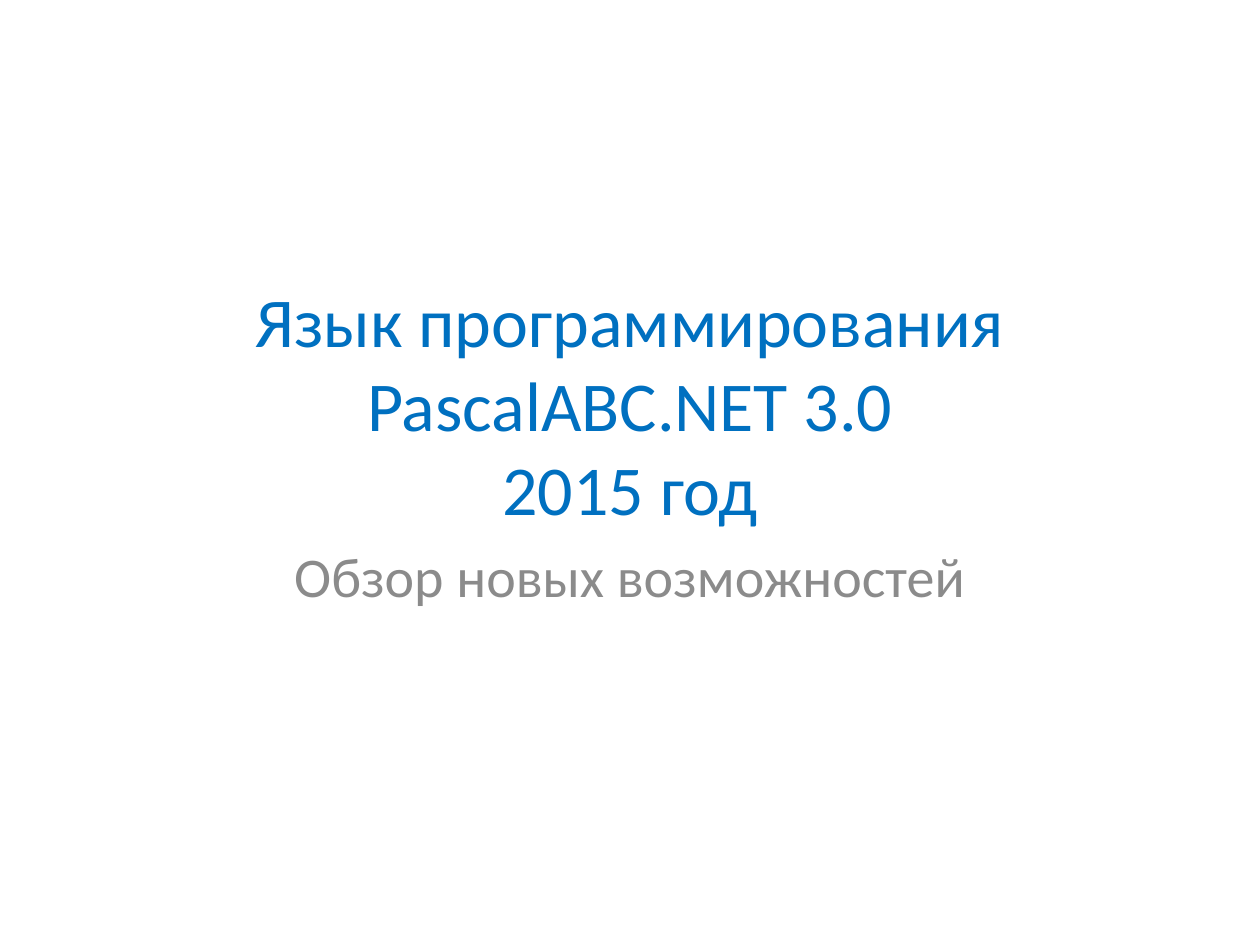
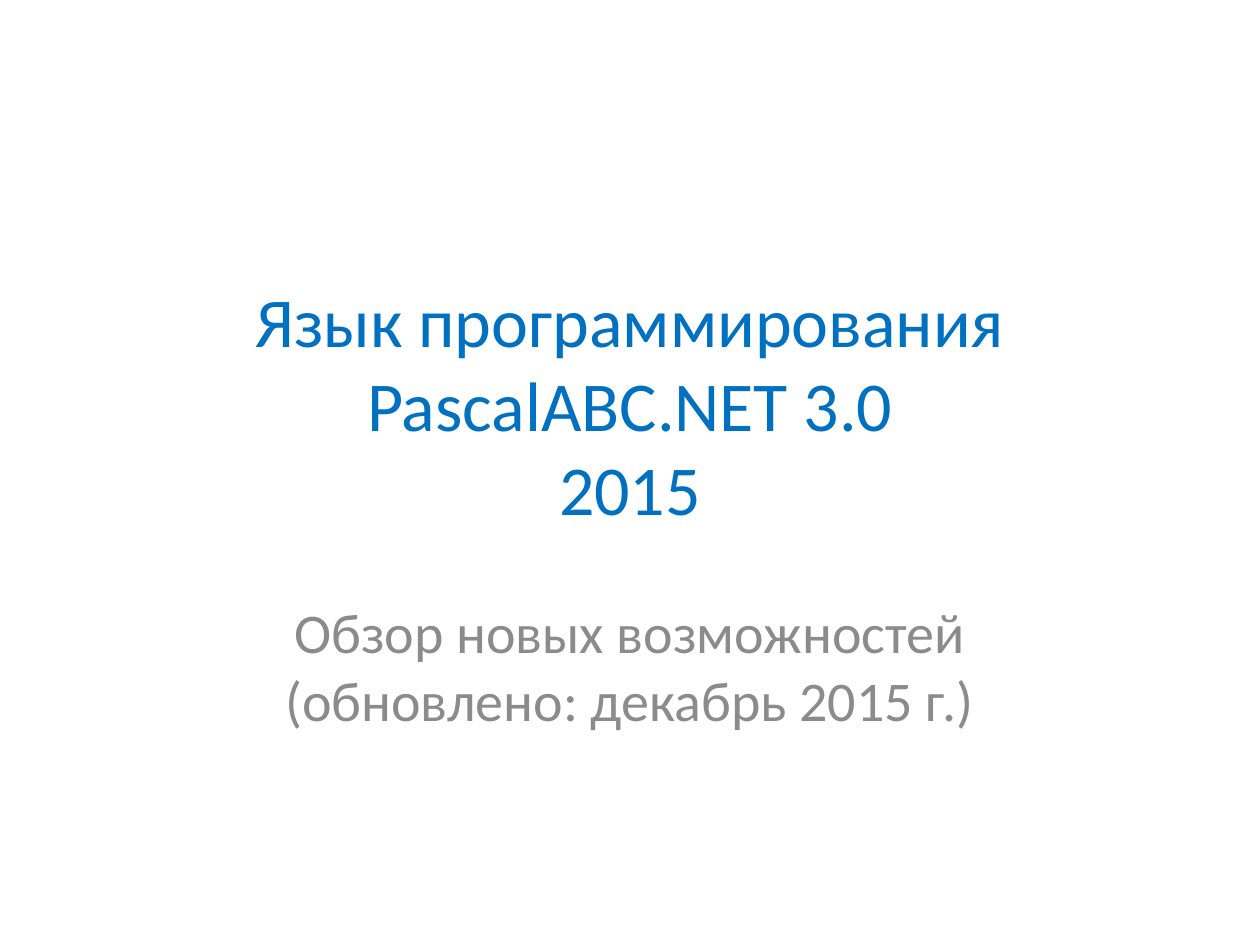
Before and after one commit to pascalabcnet/pascalabcnet, a slide deck: slide 1 of _Presentations/2015 New Features/PascalABC.NET 2015.pptx. Drawn at 1260x945 pixels with LibreOffice and Linux fonts; fonts in the diff are those of the drawing. Boxes give left, top, right and bottom in pixels: in the first picture for what was removed or moved away, otherwise in the second. Text is boxed around its words. In the diff, an @@ line names an element or a change of style, - is before the commit and + after.

```diff
--- a/_Presentations/2015 New Features/PascalABC.NET 2015.pptx
+++ b/_Presentations/2015 New Features/PascalABC.NET 2015.pptx
@@ title at box(255, 302, 1005, 516): text changed @@
-Язык программирования
-PascalABC.NET 3.0
-2015 год
+Язык программирования
+PascalABC.NET 3.0
+2015
@@ subtitle at box(285, 615, 974, 730): text changed @@
-Обзор новых возможностей
+Обзор новых возможностей
+(обновлено: декабрь 2015 г.)
```
Also in this commit, not shown: 1 other slide changed, 6 other files.
